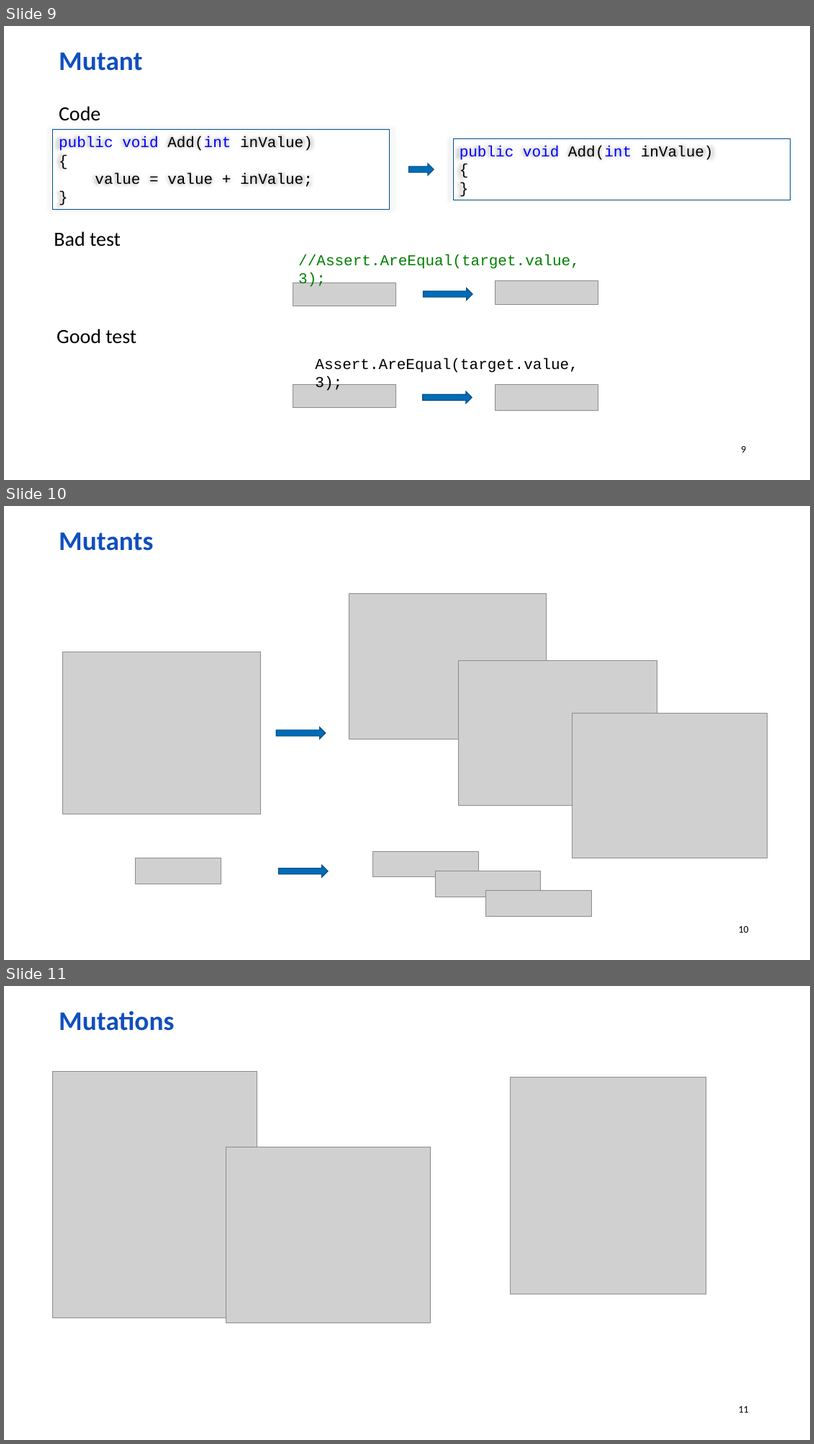
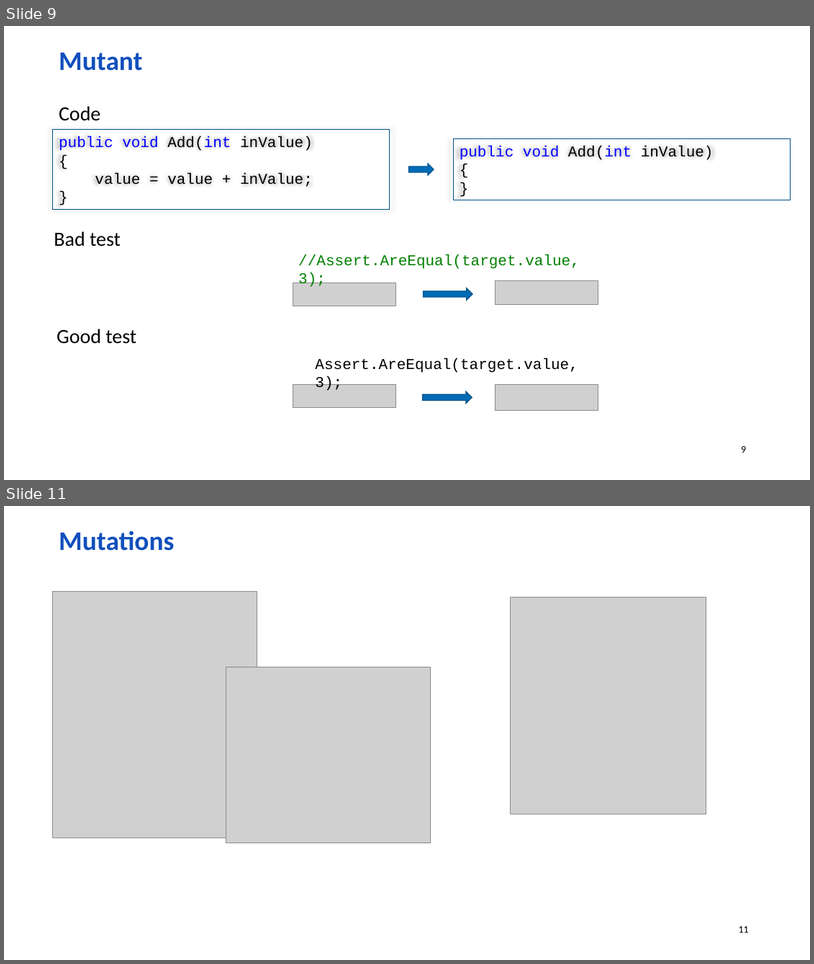
Before and after one commit to wolf-off/Stryker-demo, a slide deck: Mutation net.pptx. Shown one above the other, each under a label of ours: slides 9, 10 and 11 before the commit, slides 9 and 11 after it; the slides between them are not shown. The pictures are 814x1444 and 814x964 pixels, drawn with LibreOffice and Linux fonts; fonts in the diff are those of the drawing; grey boxes stand for pictures; background and template pictures are left out. Boxes give left, top, right and bottom in pixels: in the first picture for what was removed or moved away, otherwise in the second. Text is boxed around its words. In the diff, an @@ line names an element or a change of style, - is before the commit and + after.

```diff
--- a/Mutation net.pptx
+++ b/Mutation net.pptx
@@ slide 10 removed at [4,506,810,960], background picture (left out); not listed: 1 template element that a slide beside it also shows @@
@@ text removed at [59,532,153,551] @@
-Mutants
@@ picture removed at [349,594,546,739] @@
@@ picture removed at [63,651,261,813] @@
@@ picture removed at [459,660,658,806] @@
@@ picture removed at [573,713,768,858] @@
@@ right arrow removed at [276,727,325,739] @@
@@ picture removed at [373,851,479,877] @@
@@ picture removed at [135,858,221,884] @@
@@ right arrow removed at [278,865,328,876] @@
@@ picture removed at [435,871,540,897] @@
@@ picture removed at [486,890,592,916] @@
```
Also in this commit, not shown: 2 slides changed, 1 slide added, 1 other slide removed.
